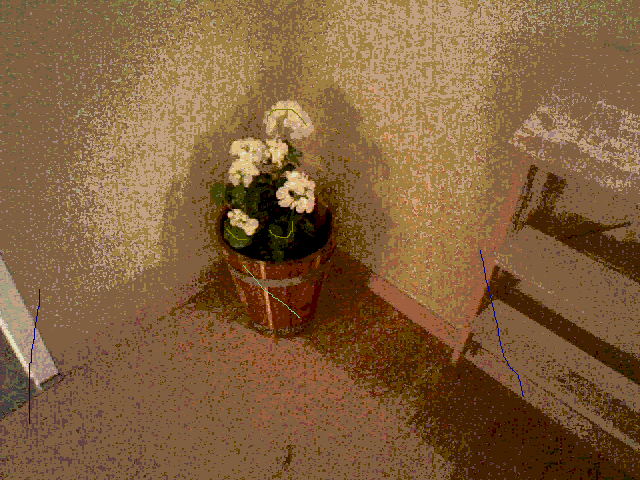
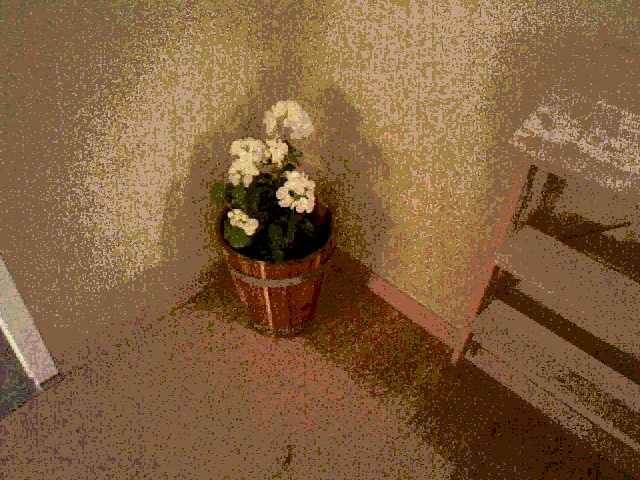
Layered file, before and after one edit (w=640, h=480). Changes by layer:
removed layer "Layer #1" over [29, 109, 524, 424]
